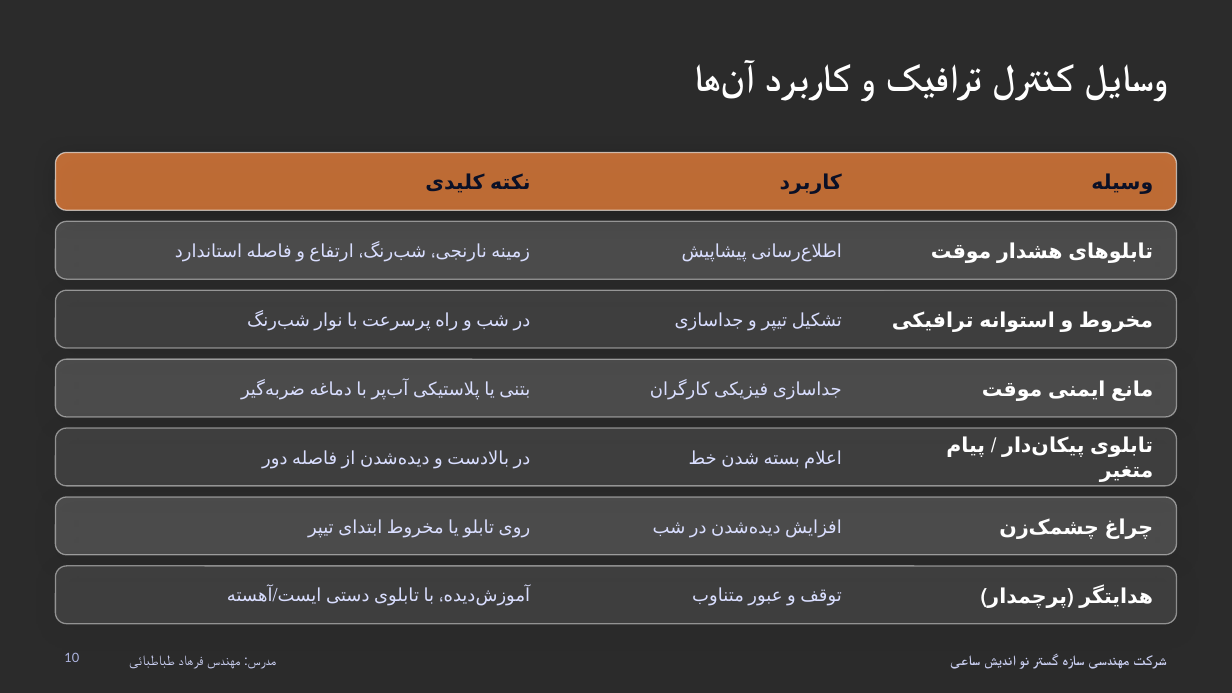
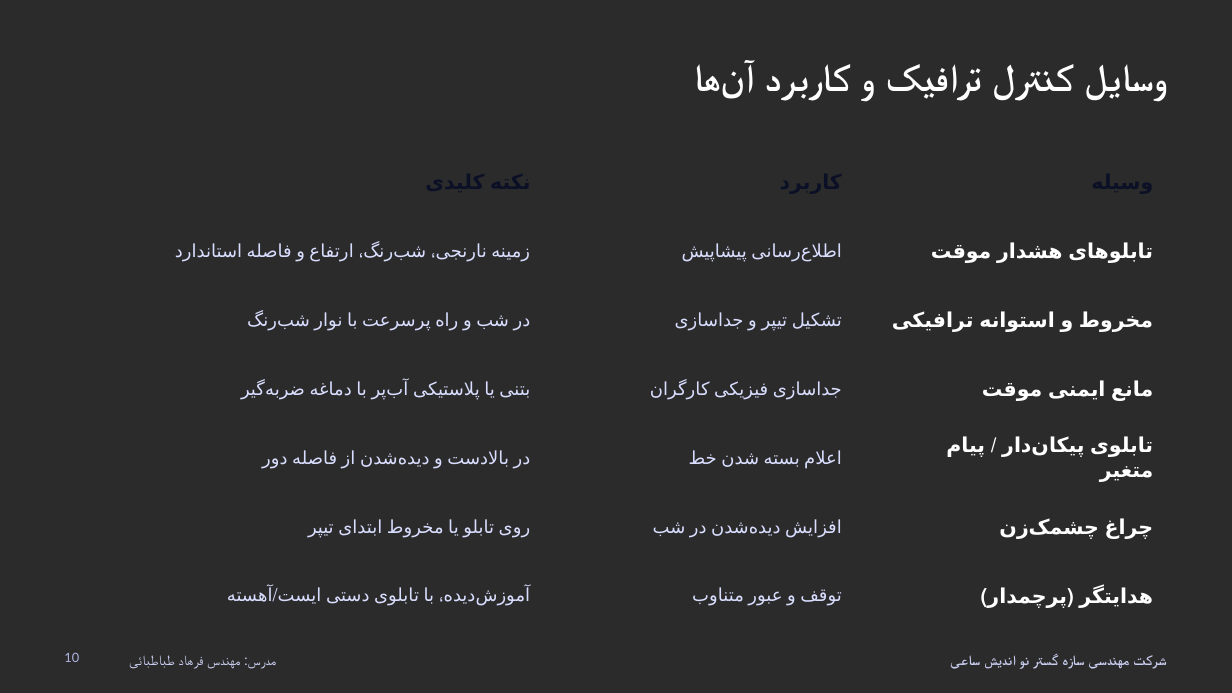
Before and after one commit to larisamohseni/larisamohseni, a slide deck: slide 10 of آموزش-ایمنی-راهداری.pptx. Drawn at 1232x693 pixels with LibreOffice and Linux fonts; fonts in the diff are those of the drawing; background and template pictures are left out; a plain dark background stands for a picture behind light text. Boxes give left, top, right and bottom in pixels: in the first picture for what was removed or moved away, otherwise in the second. Text is boxed around its words. In the diff, an @@ line names an element or a change of style, - is before the commit and + after.

```diff
--- a/آموزش-ایمنی-راهداری.pptx
+++ b/آموزش-ایمنی-راهداری.pptx
@@ rounded rectangle removed at (55,152,1177,211) @@
@@ rounded rectangle removed at (55,222,1177,280) @@
@@ rounded rectangle removed at (55,290,1177,348) @@
@@ rounded rectangle removed at (55,360,1177,418) @@
@@ rounded rectangle removed at (55,428,1177,486) @@
@@ rounded rectangle removed at (55,497,1177,555) @@
@@ rounded rectangle removed at (55,566,1177,624) @@
```
Also in this commit, not shown: 49 other slides changed.
